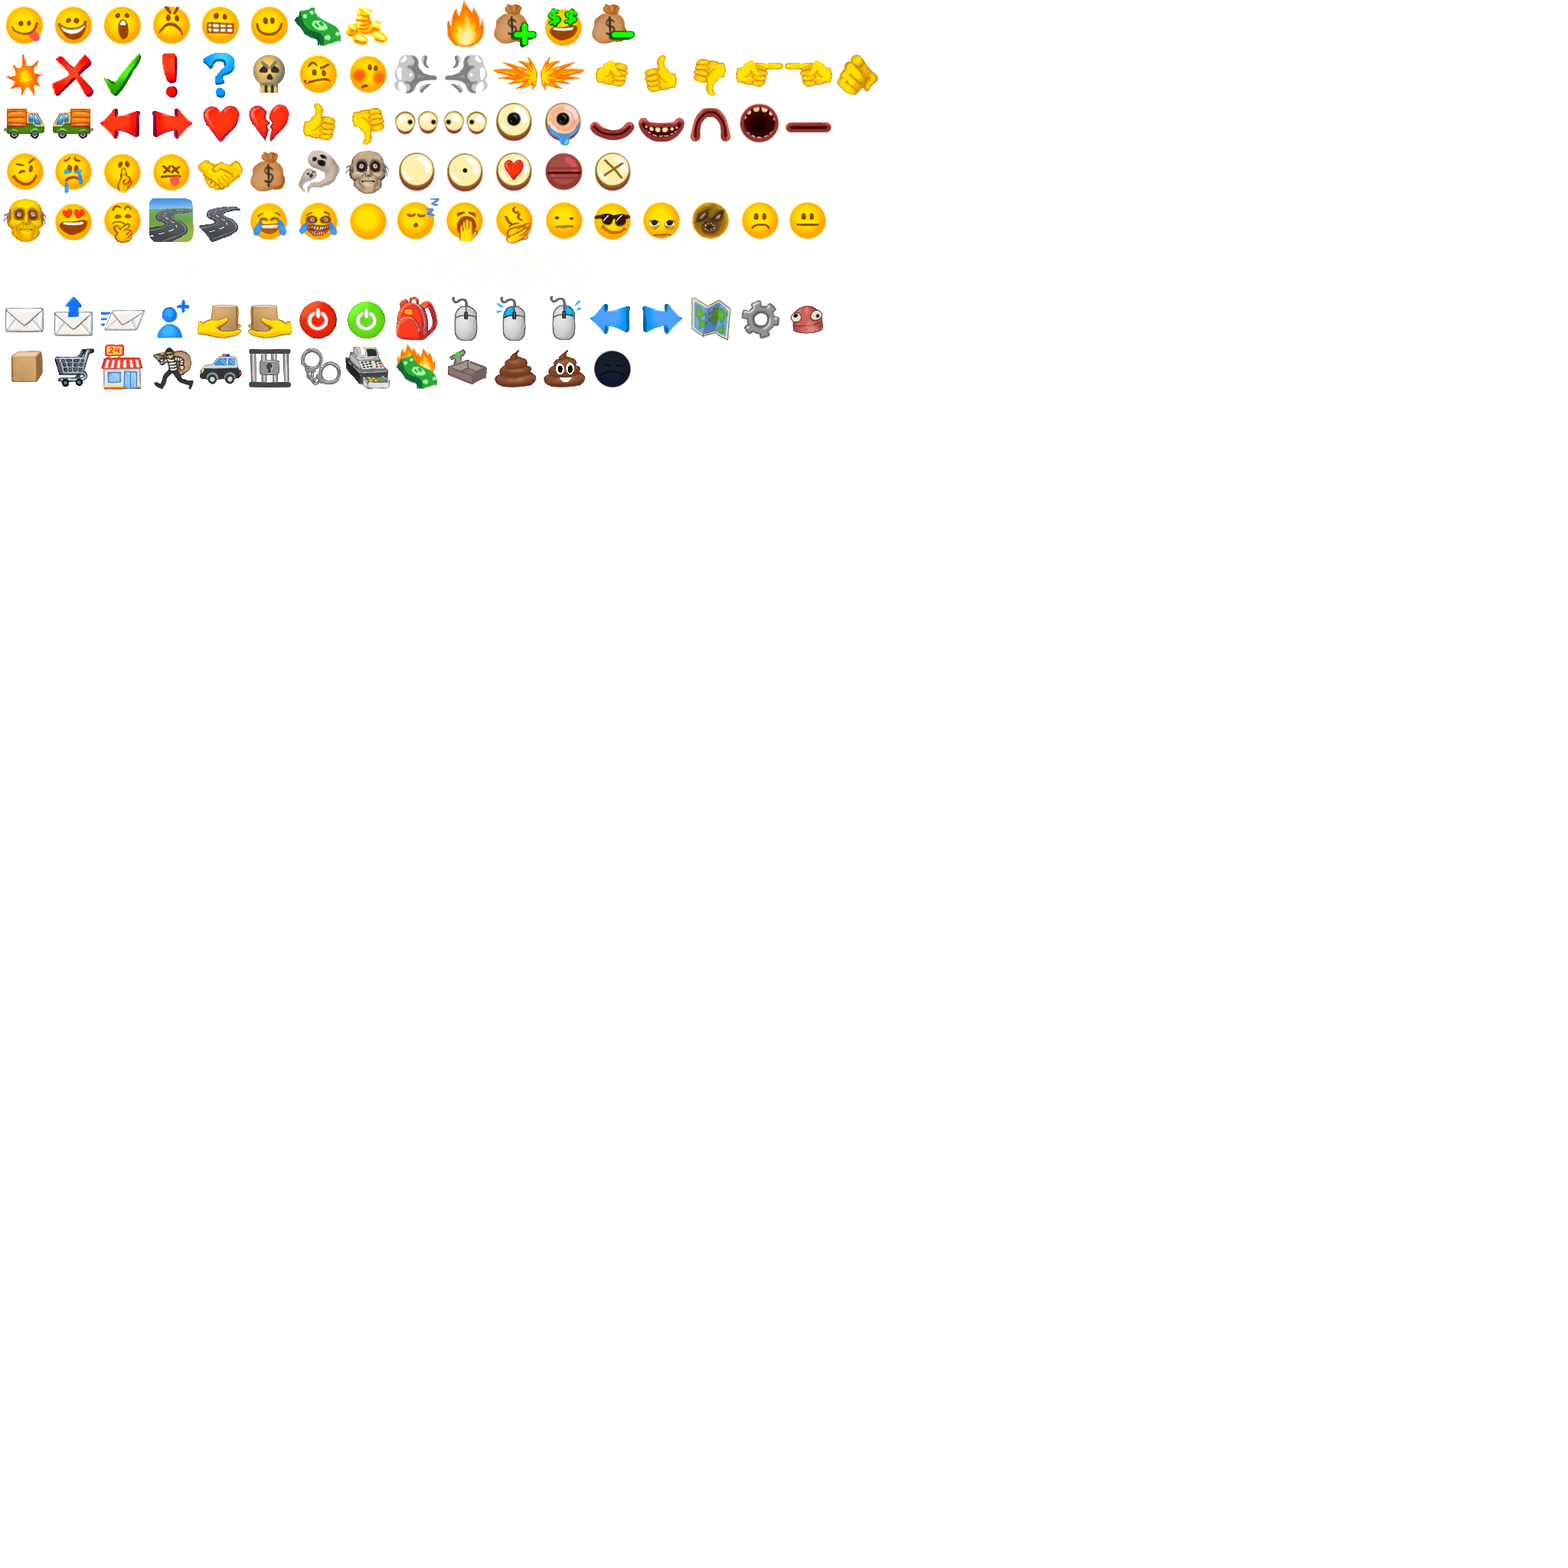
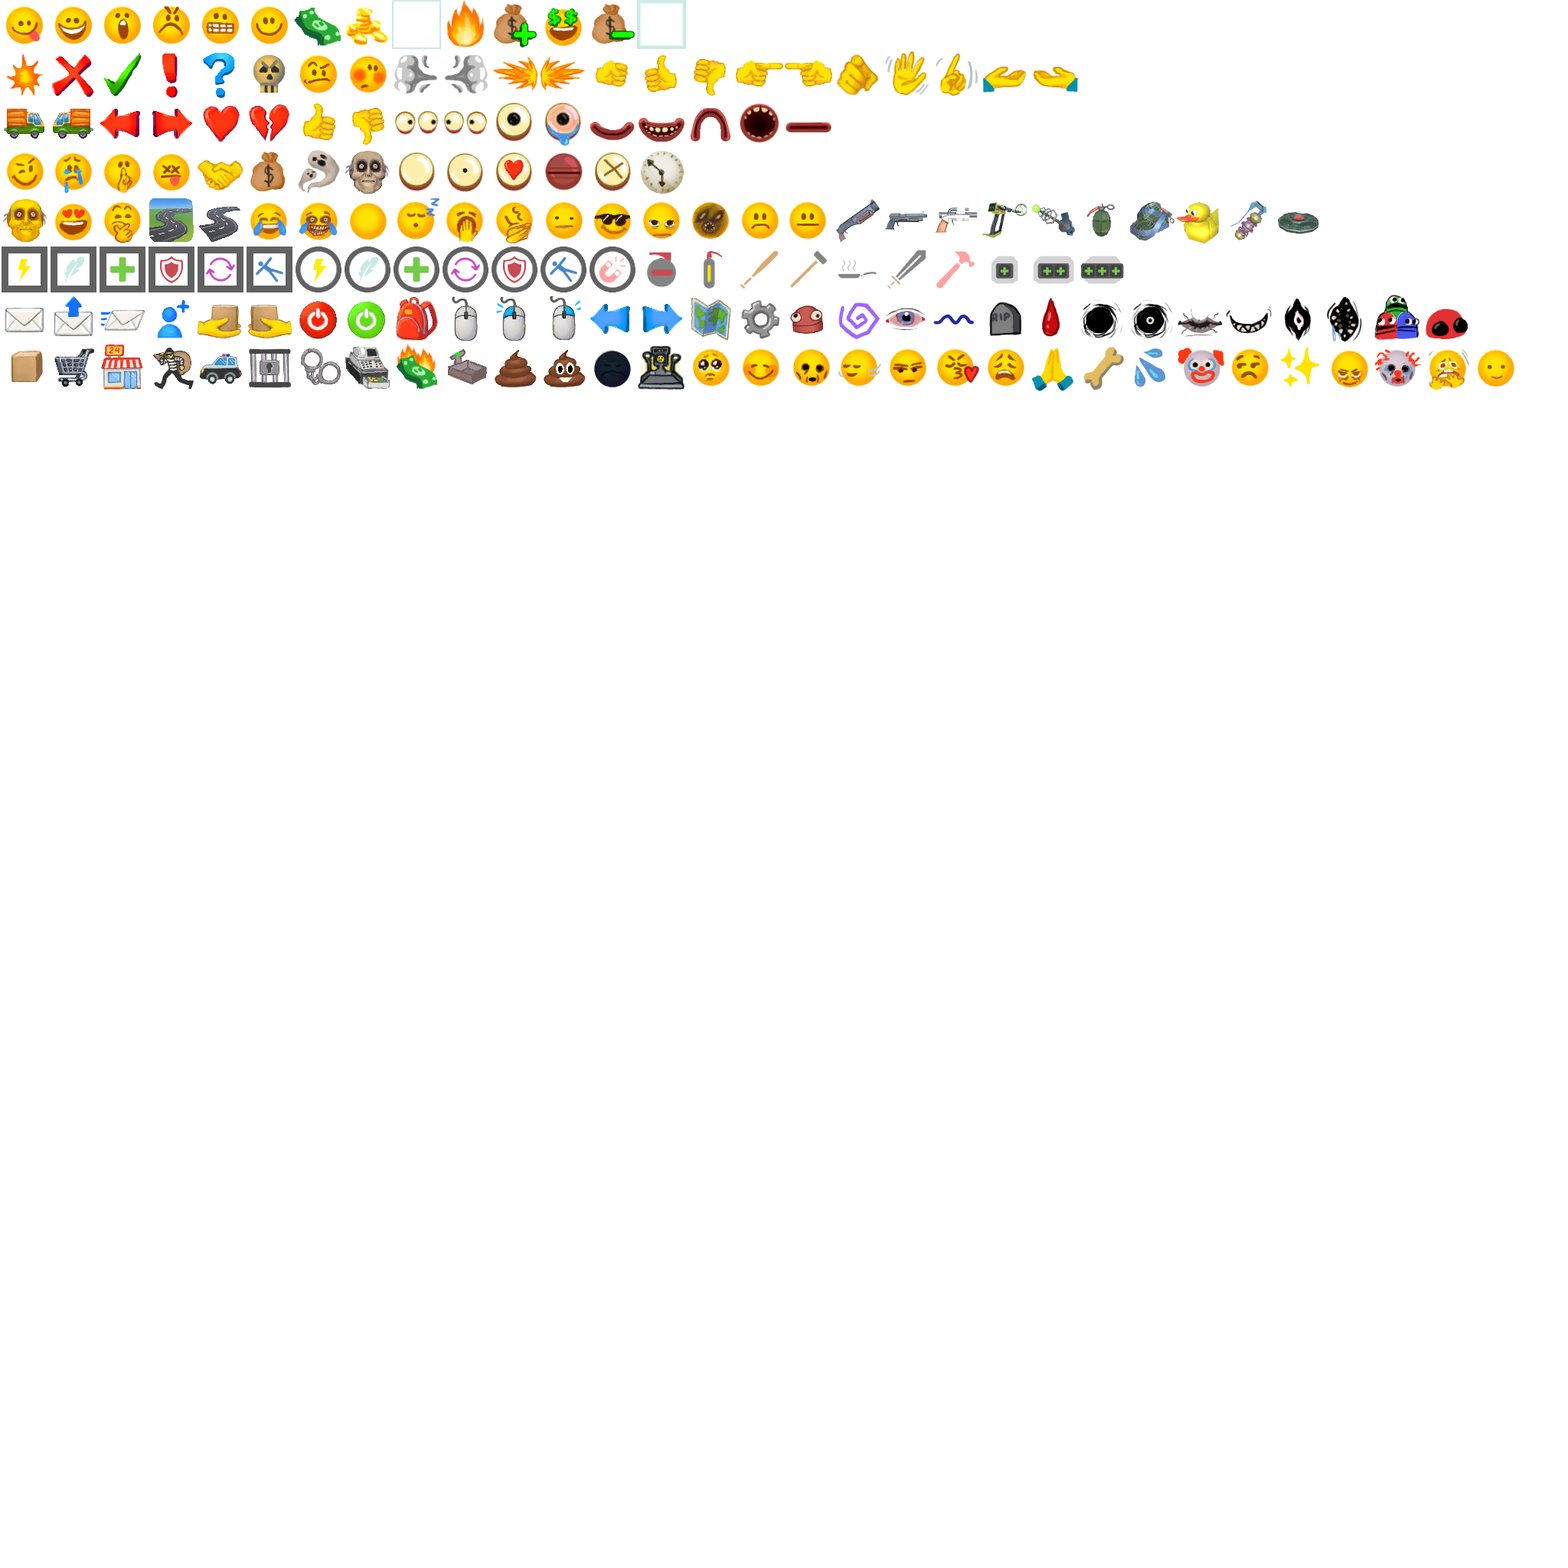
Layered file, before and after one edit (1568x1568). Changes by layer:
added layer "r.e.p.o_emojis" above "Слой 1" over [1, 0, 1515, 392]
hid "Слой 1" over [1, 0, 977, 392]